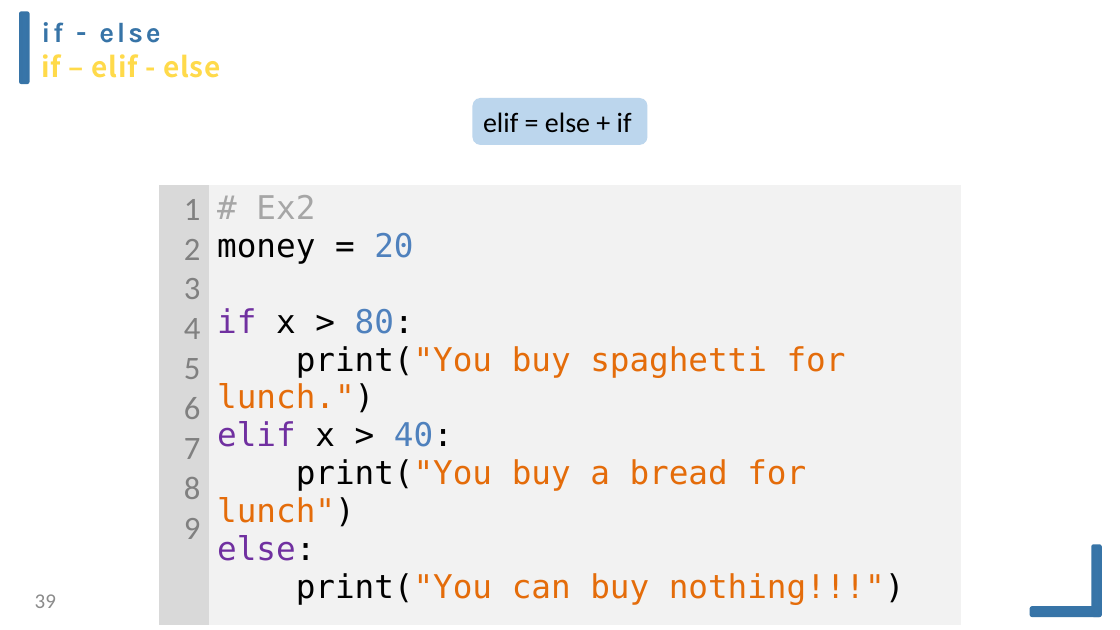
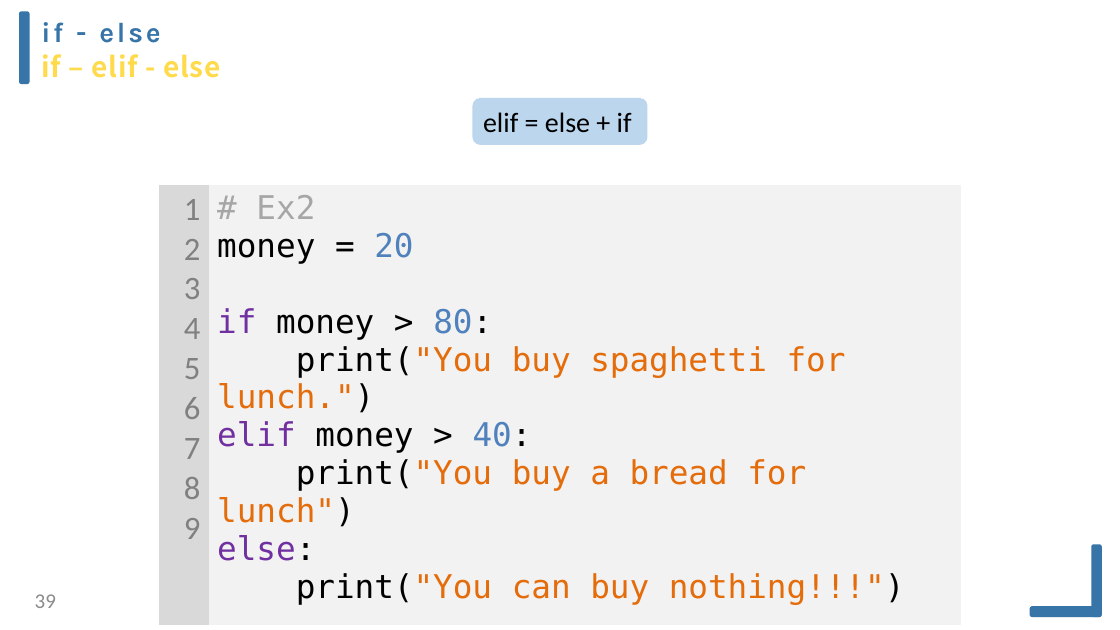
Before and after one commit to Kenchu123/EECamp2020, a slide deck: slide 39 of ppt/python2020-v4.pptx. Drawn at 1120x630 pixels with LibreOffice and Linux fonts; fonts in the diff are those of the drawing. Boxes give left, top, right and bottom in pixels: in the first picture for what was removed or moved away, otherwise in the second. Text is boxed around its words. In the diff, an @@ line names an element or a change of style, - is before the commit and + after.

```diff
--- a/ppt/python2020-v4.pptx
+++ b/ppt/python2020-v4.pptx
@@ table at [160, 185, 961, 609] @@
@@ row 1, column 2: "# Ex2 / money = 20 / if x > 80: / print("You buy spaghetti for lunch.") / elif x > 40: / print("You buy a bread for lunch") / else: / print("You can buy nothing!!!")" to "# Ex2 / money = 20 / if money > 80: / print("You buy spaghetti for lunch.") / elif money > 40: / print("You buy a bread for lunch") / else: / print("You can buy nothing!!!")" @@
```
Also in this commit, not shown: 30 other slides changed, 2 slides added, 3 slides removed, 3 other files.
